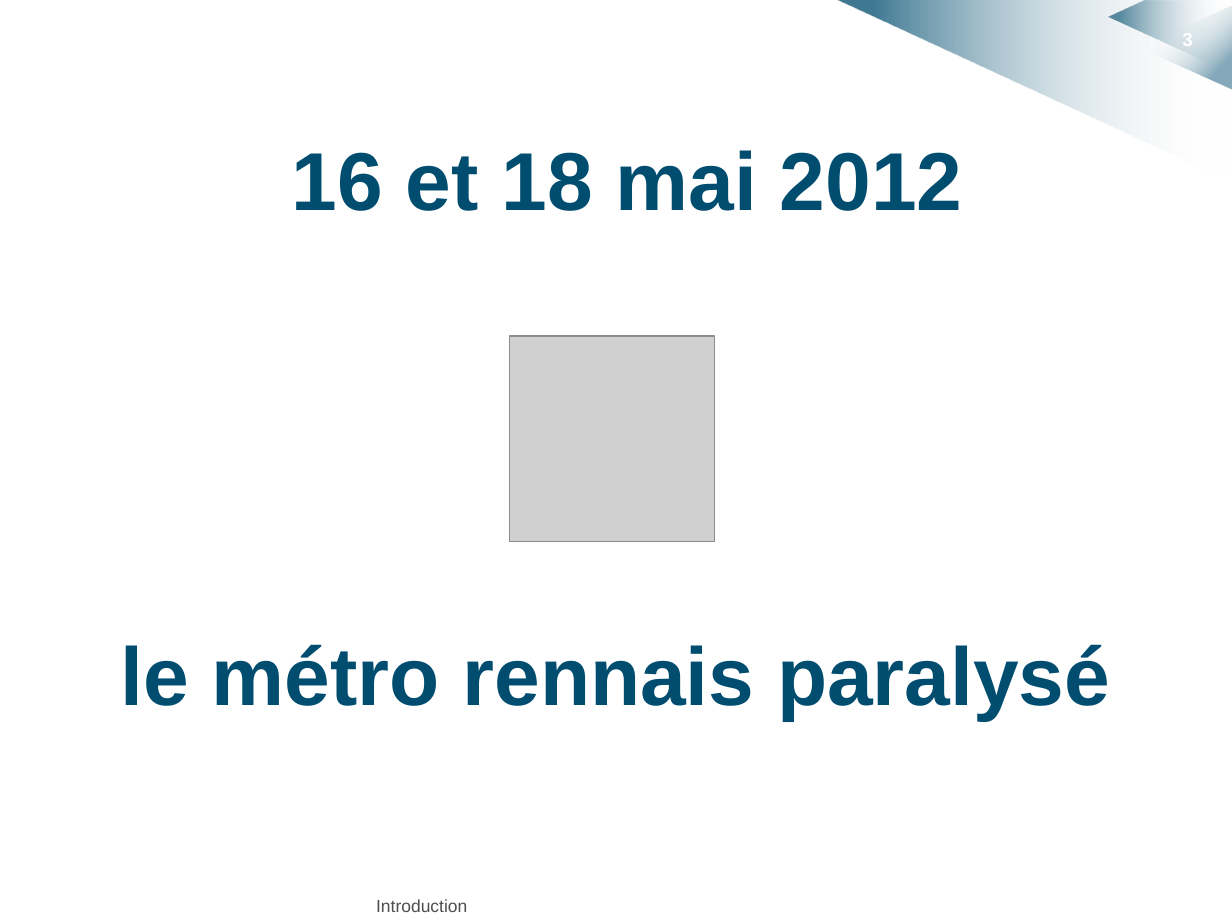
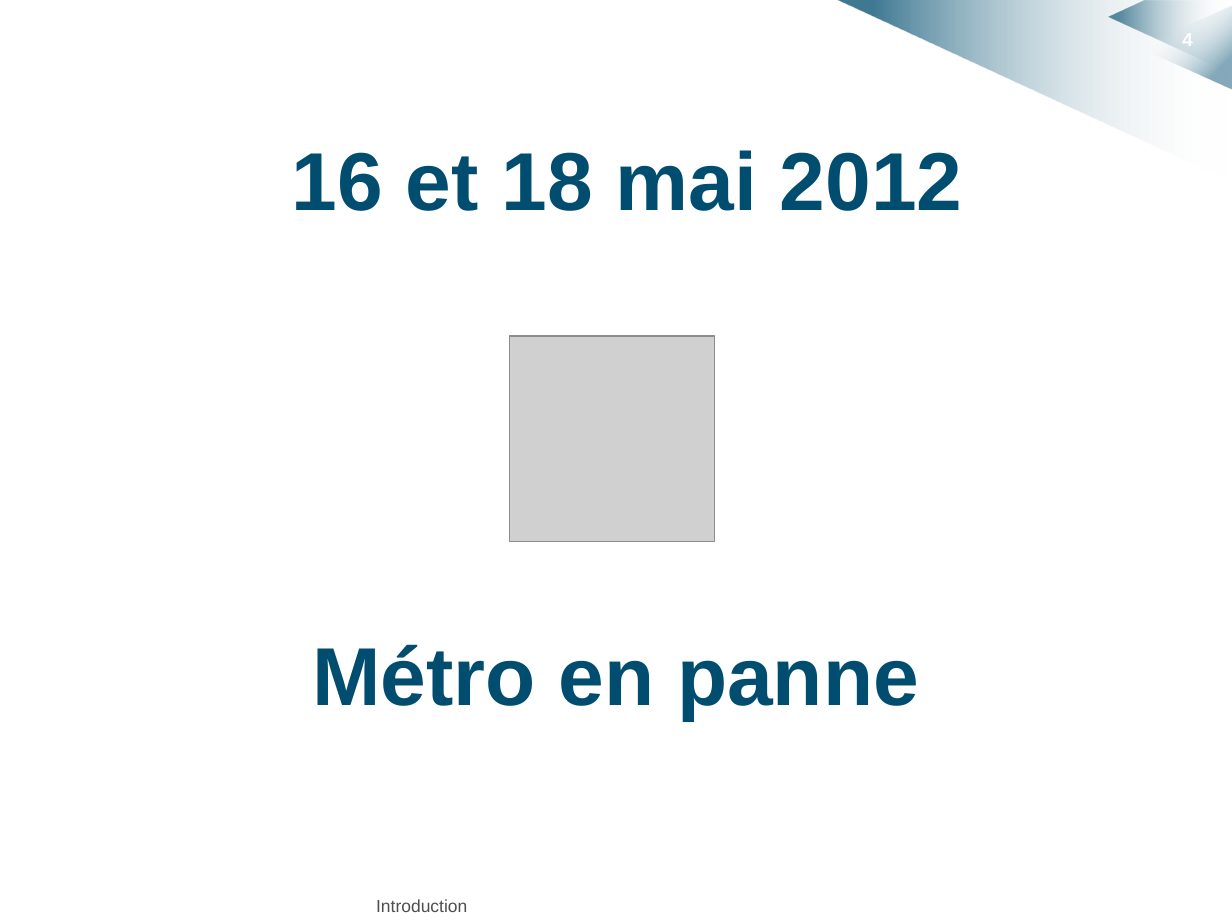
Before and after one commit to HKervadec/korrigolo, a slide deck: slide 4 of soutenances/projet_decembre/intro.pptx (slide 3 before the commit). Drawn at 1232x924 pixels with LibreOffice and Linux fonts; fonts in the diff are those of the drawing; grey boxes stand for pictures; background and template pictures are left out. Boxes give left, top, right and bottom in pixels: in the first picture for what was removed or moved away, otherwise in the second. Text is boxed around its words. In the diff, an @@ line names an element or a change of style, - is before the commit and + after.

```diff
--- a/soutenances/projet_decembre/intro.pptx
+++ b/soutenances/projet_decembre/intro.pptx
@@ page number at (x1=1182, y1=30, x2=1192, y2=51): text changed @@
-3
+4
@@ text at (x1=313, y1=644, x2=919, y2=720): text changed @@
-le métro rennais paralysé
+Métro en panne
```
Also in this commit, not shown: 2 slides added, 1 slide removed, 1 other file.
